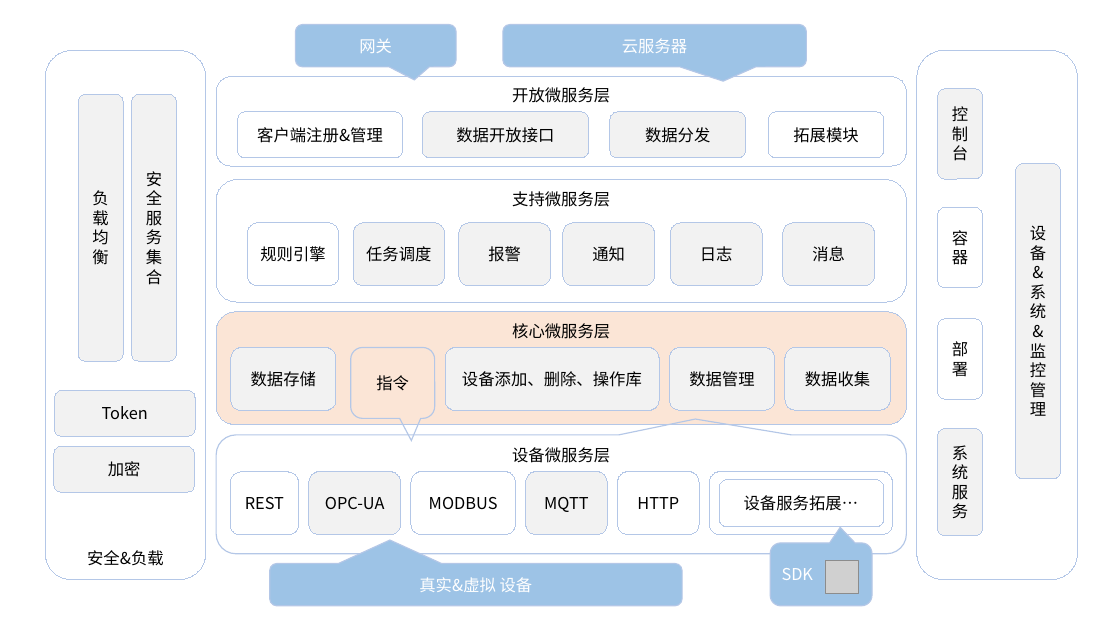
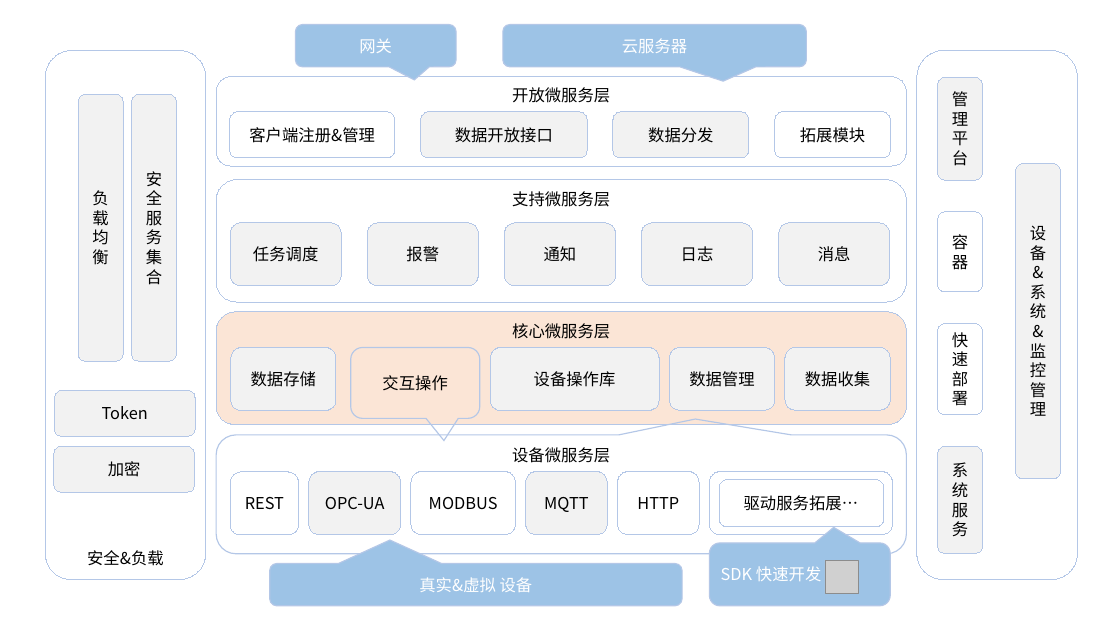
Before and after one commit to pnoker/iot-dc3, a slide deck: slide 1 of dc3/doc/framework/iot-dc3-architecture.pptx. Drawn at 1120x630 pixels with LibreOffice and Linux fonts; fonts in the diff are those of the drawing; grey boxes stand for pictures. Boxes give left, top, right and bottom in pixels: in the first picture for what was removed or moved away, otherwise in the second. Text is boxed around its words. In the diff, an @@ line names an element or a change of style, - is before the commit and + after.

```diff
--- a/dc3/doc/framework/iot-dc3-architecture.pptx
+++ b/dc3/doc/framework/iot-dc3-architecture.pptx
@@ rounded rectangle "管理平台": place and size @@
-rounded rectangle "管理平台" at [938,88,983,179]
+rounded rectangle "管理平台" at [938,77,983,181]
@@ rounded rectangle "客户端注册&管理": place and size @@
-rounded rectangle "客户端注册&管理" at [238,112,403,158]
+rounded rectangle "客户端注册&管理" at [229,112,395,158]
@@ rounded rectangle "拓展模块": place and size @@
-rounded rectangle "拓展模块" at [769,112,885,158]
+rounded rectangle "拓展模块" at [775,112,891,158]
@@ text in rounded rectangle at [952,91,968,166]: text changed @@
-控制台
+管理平台
@@ rounded rectangle "任务调度": place and size @@
-rounded rectangle "任务调度" at [353,223,444,286]
+rounded rectangle "任务调度" at [230,223,341,286]
@@ rounded rectangle removed at [247,223,339,286] @@
-规则引擎
@@ rounded rectangle "报警": place and size @@
-rounded rectangle "报警" at [459,223,550,286]
+rounded rectangle "报警" at [367,223,478,286]
@@ rounded rectangle "通知": place and size @@
-rounded rectangle "通知" at [563,223,655,286]
+rounded rectangle "通知" at [505,223,616,286]
@@ rounded rectangle "日志": place and size @@
-rounded rectangle "日志" at [670,223,762,286]
+rounded rectangle "日志" at [642,223,753,286]
@@ rounded rectangle "消息": place and size @@
-rounded rectangle "消息" at [783,223,875,286]
+rounded rectangle "消息" at [779,223,890,286]
@@ rounded rectangle "容器": place and size @@
-rounded rectangle "容器" at [938,208,983,288]
+rounded rectangle "容器" at [938,212,983,292]
@@ rounded rectangle "快速部署": place and size @@
-rounded rectangle "快速部署" at [938,318,983,399]
+rounded rectangle "快速部署" at [938,323,983,415]
@@ rounded speech box "交互操作": place and size @@
-rounded speech box "交互操作" at [351,348,435,418]
+rounded speech box "交互操作" at [351,348,481,418]
@@ rounded rectangle "设备操作库": place and size @@
-rounded rectangle "设备操作库" at [445,348,660,411]
+rounded rectangle "设备操作库" at [490,348,659,411]
@@ text in rounded rectangle at [952,332,968,406]: text changed @@
-部署
+快速部署
@@ text in rounded speech box at [382,375,447,391]: text changed @@
-指令
+交互操作
@@ text in rounded rectangle at [534,371,616,387]: text changed @@
-设备添加、删除、操作库
+设备操作库
@@ rounded rectangle "系统服务": place and size @@
-rounded rectangle "系统服务" at [938,429,983,536]
+rounded rectangle "系统服务" at [938,446,983,554]
@@ text in rounded rectangle at [744,495,859,511]: text changed @@
-设备服务拓展…
+驱动服务拓展…
@@ rounded speech box "SDK 快速开发": place and size @@
-rounded speech box "SDK 快速开发" at [770,543,872,606]
+rounded speech box "SDK 快速开发" at [710,543,891,606]
@@ text in rounded speech box at [721,566,821,581]: text changed @@
-SDK
+SDK 快速开发
```
Also in this commit, not shown: 1 other slide changed, 4 other files.
